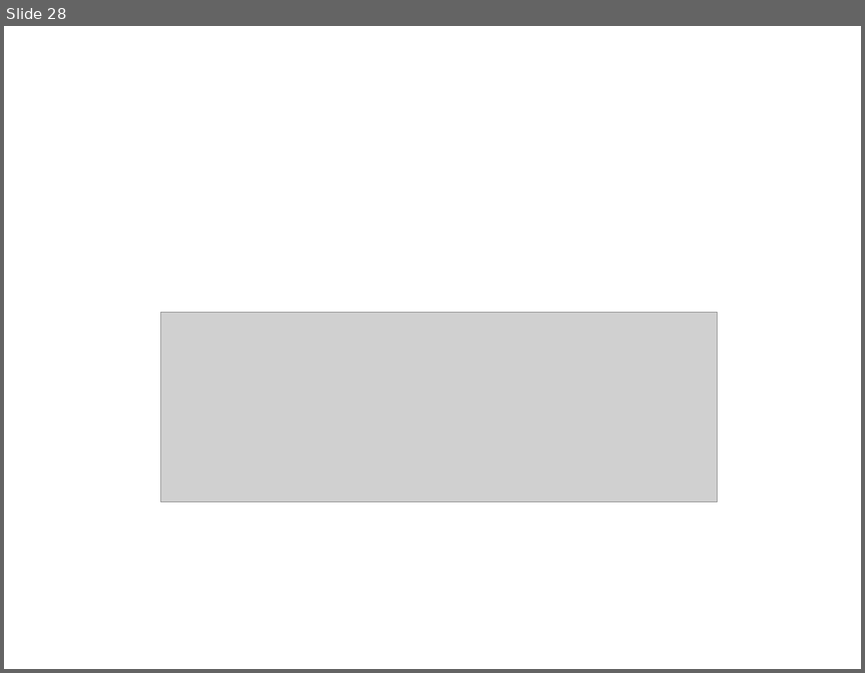
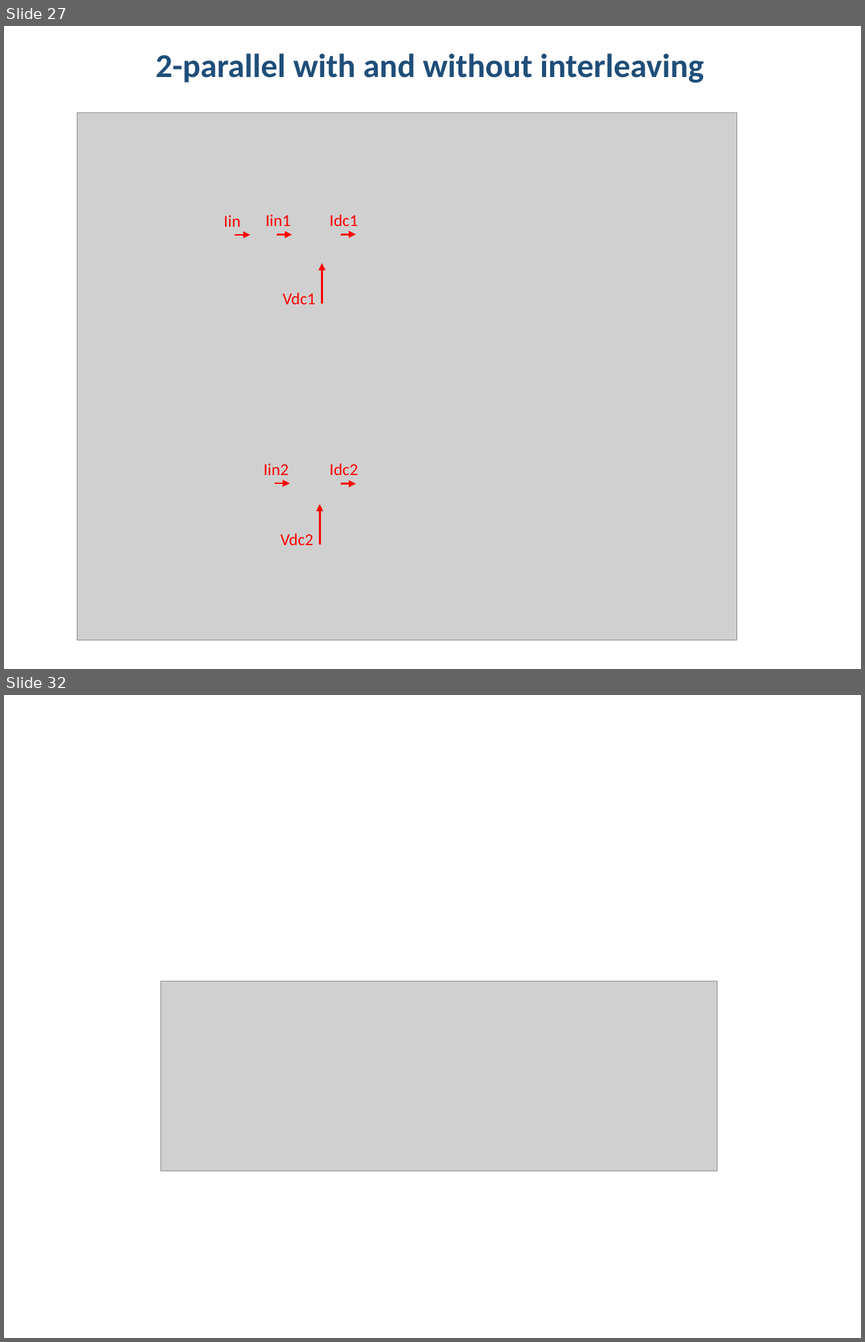
Before and after one commit to hakanpolat/IMMD, a slide deck: Simulation/dcbusmodelwrapup/immd_dcbusmodelwrapup.pptx. Shown one above the other, each under a label of ours: slide 28 before the commit, slides 27 and 32 after it; the slides between them are not shown. The pictures are 865x673 and 865x1342 pixels, drawn with LibreOffice and Linux fonts; fonts in the diff are those of the drawing; grey boxes stand for pictures. Boxes give left, top, right and bottom in pixels: in the first picture for what was removed or moved away, otherwise in the second. Text is boxed around its words. In the diff, an @@ line names an element or a change of style, - is before the commit and + after.

Commit message:
Paralel bağlı 2-modül, with and without interleaving'e başlandı (simplest model).

```diff
--- a/Simulation/dcbusmodelwrapup/immd_dcbusmodelwrapup.pptx
+++ b/Simulation/dcbusmodelwrapup/immd_dcbusmodelwrapup.pptx
@@ slide 27 added at <box>4,26,861,669</box>, background #FFFFFF @@
@@ text added at <box>156,53,704,83</box>, 28 pt, text #1F4E79, bold @@
+2-parallel with and without interleaving
@@ picture added at <box>77,112,736,639</box> @@
@@ text added at <box>224,215,241,227</box>, 14 pt, text #FF0000 @@
+Iin
@@ text added at <box>266,214,291,226</box>, 14 pt, text #FF0000 @@
+Iin1
@@ text added at <box>330,214,358,226</box>, 14 pt, text #FF0000 @@
+Idc1
@@ arrow added from (235, 235) to (250, 235), #FF0000 1.5 pt @@
@@ arrow added from (277, 234) to (292, 234), #FF0000 1.5 pt @@
@@ arrow added from (341, 234) to (356, 234), #FF0000 1.5 pt @@
@@ arrow added from (322, 303) to (322, 263), #FF0000 1.5 pt @@
@@ text added at <box>283,293,315,304</box>, 14 pt, text #FF0000 @@
+Vdc1
@@ text added at <box>264,463,289,475</box>, 14 pt, text #FF0000 @@
+Iin2
@@ text added at <box>330,463,358,475</box>, 14 pt, text #FF0000 @@
+Idc2
@@ arrow added from (275, 484) to (290, 484), #FF0000 1.5 pt @@
@@ arrow added from (341, 484) to (356, 484), #FF0000 1.5 pt @@
@@ arrow added from (320, 544) to (320, 504), #FF0000 1.5 pt @@
@@ text added at <box>280,533,313,545</box>, 14 pt, text #FF0000 @@
+Vdc2
@@ what was slide 28 is now slide 32 @@
```
Also in this commit, not shown: 2 slides changed, 4 other slides added, 1 slide removed, 5 other files.
